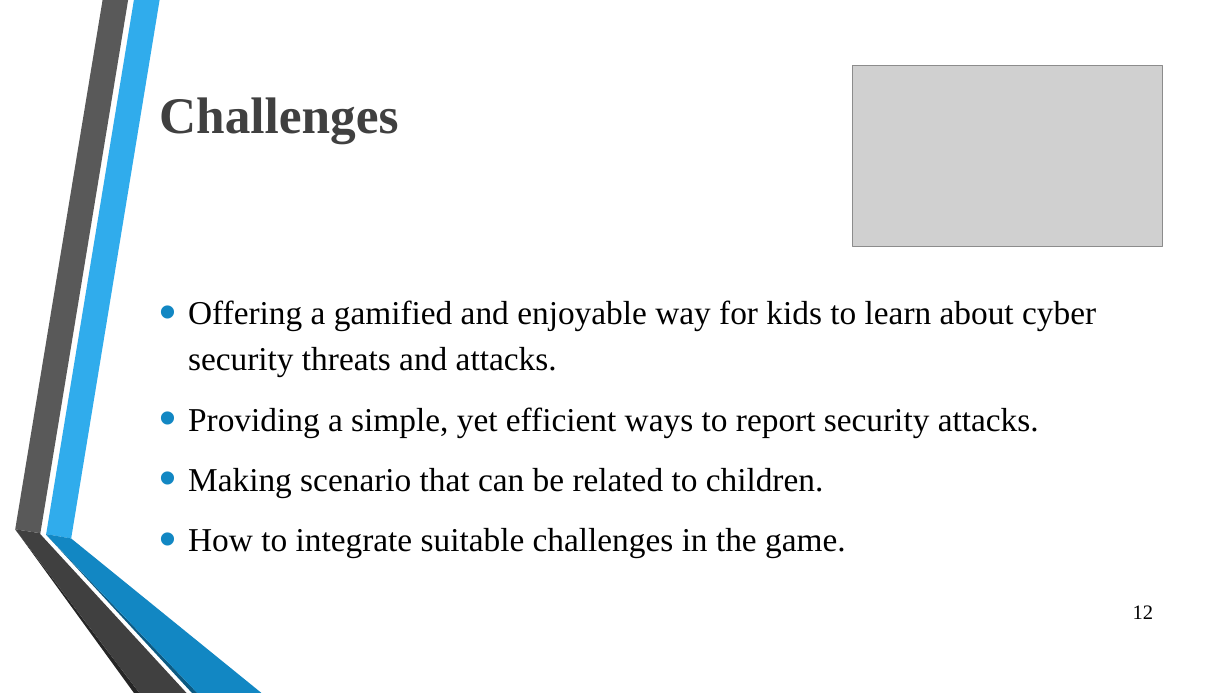
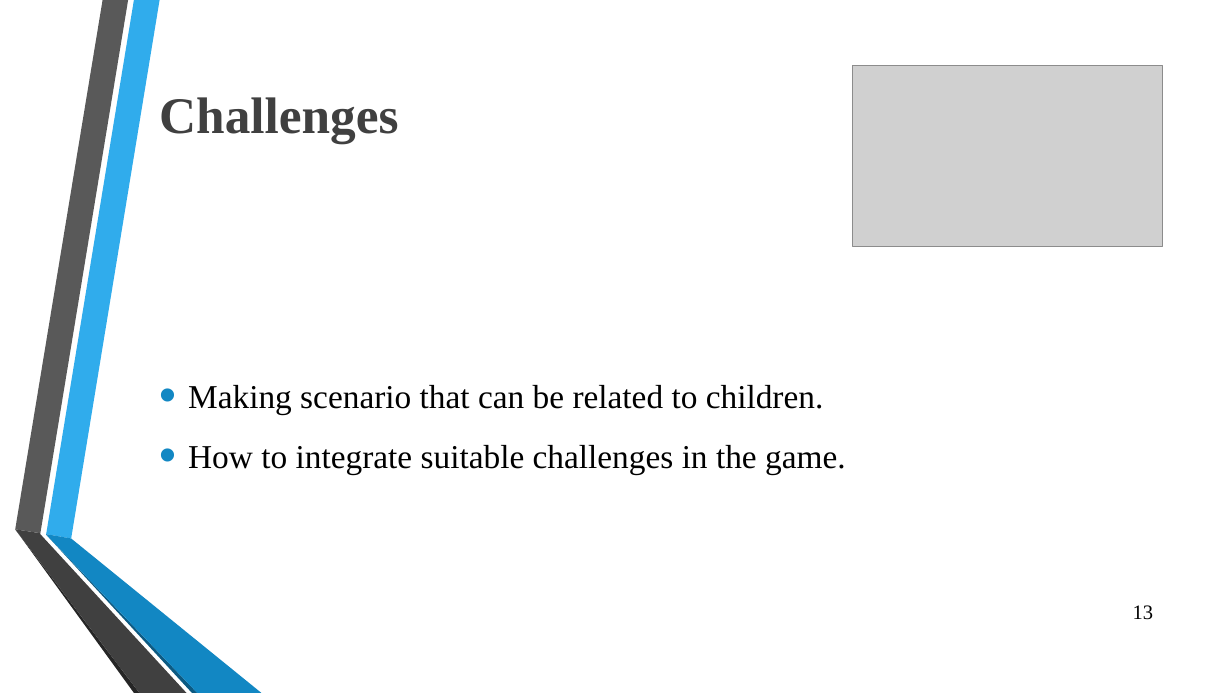
Before and after one commit to OmarSedkyUI/CyberLearningAdventureJunior, a slide deck: slide 14 of Graduation_Project_Presentation_FinalSeminar.pptx (slide 13 before the commit). Drawn at 1232x693 pixels with LibreOffice and Linux fonts; fonts in the diff are those of the drawing; grey boxes stand for pictures; background and template pictures are left out. Boxes give left, top, right and bottom in pixels: in the first picture for what was removed or moved away, otherwise in the second. Text is boxed around its words. In the diff, an @@ line names an element or a change of style, - is before the commit and + after.

```diff
--- a/Graduation_Project_Presentation_FinalSeminar.pptx
+++ b/Graduation_Project_Presentation_FinalSeminar.pptx
@@ text at <box>188,300,1096,438</box>: paragraphs removed @@
-• Offering a gamified and enjoyable way for kids to learn about cyber security threats and attacks.
-• Providing a simple, yet efficient ways to report security attacks.
@@ page number at <box>1133,605,1153,620</box>: text changed @@
-12
+13
```
Also in this commit, not shown: 1 other slide changed, 1 slide added, 1 slide removed.
